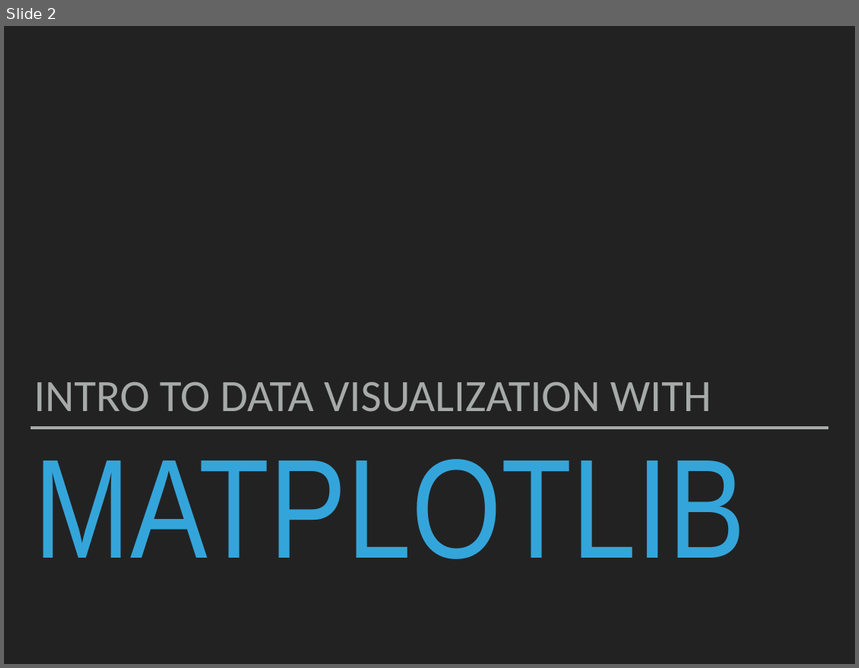
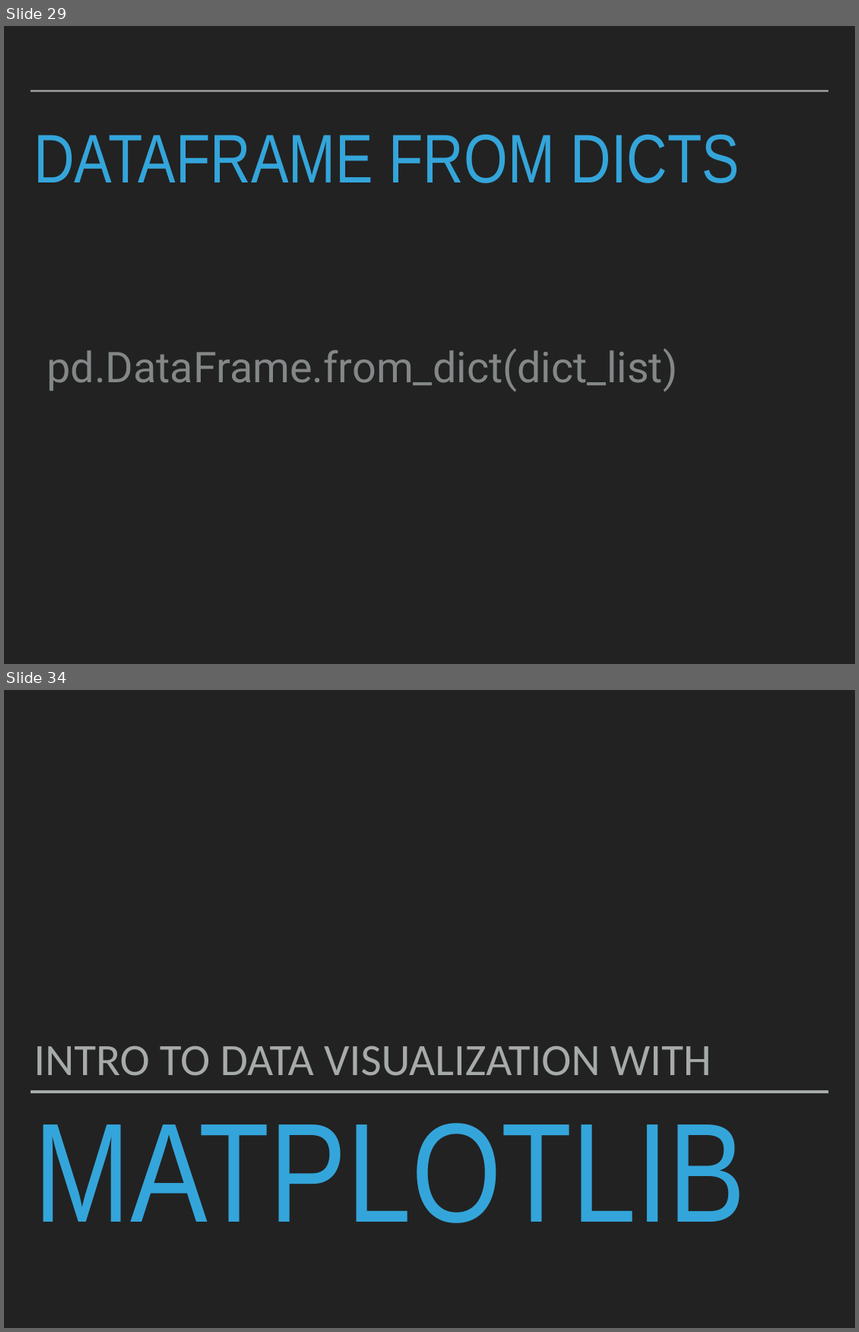
Before and after one commit to robcarrington/python-for-data-science, a slide deck: Session8/Session8_Slides.pptx. Shown one above the other, each under a label of ours: slide 2 before the commit, slides 29 and 34 after it; the slides between them are not shown. The pictures are 859x668 and 859x1332 pixels, drawn with LibreOffice and Linux fonts; fonts in the diff are those of the drawing. Boxes give left, top, right and bottom in pixels: in the first picture for what was removed or moved away, otherwise in the second. Text is boxed around its words. In the diff, an @@ line names an element or a change of style, - is before the commit and + after.

```diff
--- a/Session8/Session8_Slides.pptx
+++ b/Session8/Session8_Slides.pptx
@@ slide 29 added at (4, 26, 855, 664), background #222222 @@
@@ line added from (31, 91) to (829, 91), #A6AAA9 2 pt @@
@@ title added at (34, 134, 740, 183), 82.8 pt, text #34A5DA @@
+DATAFRAME FROM DICTS
@@ text added at (47, 348, 677, 392), 51 pt, text #838787 @@
+pd.DataFrame.from_dict(dict_list)
@@ what was slide 2 is now slide 34 @@
```
Also in this commit, not shown: 31 other slides added.
